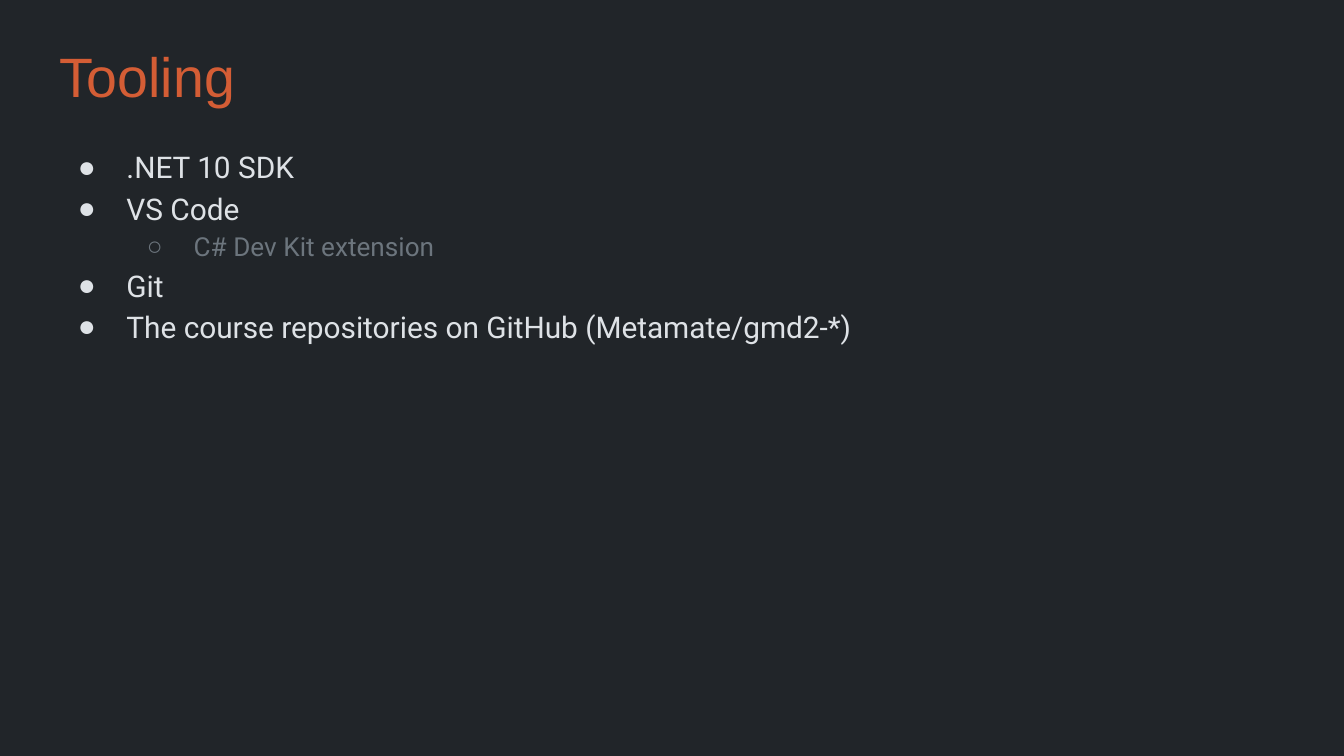
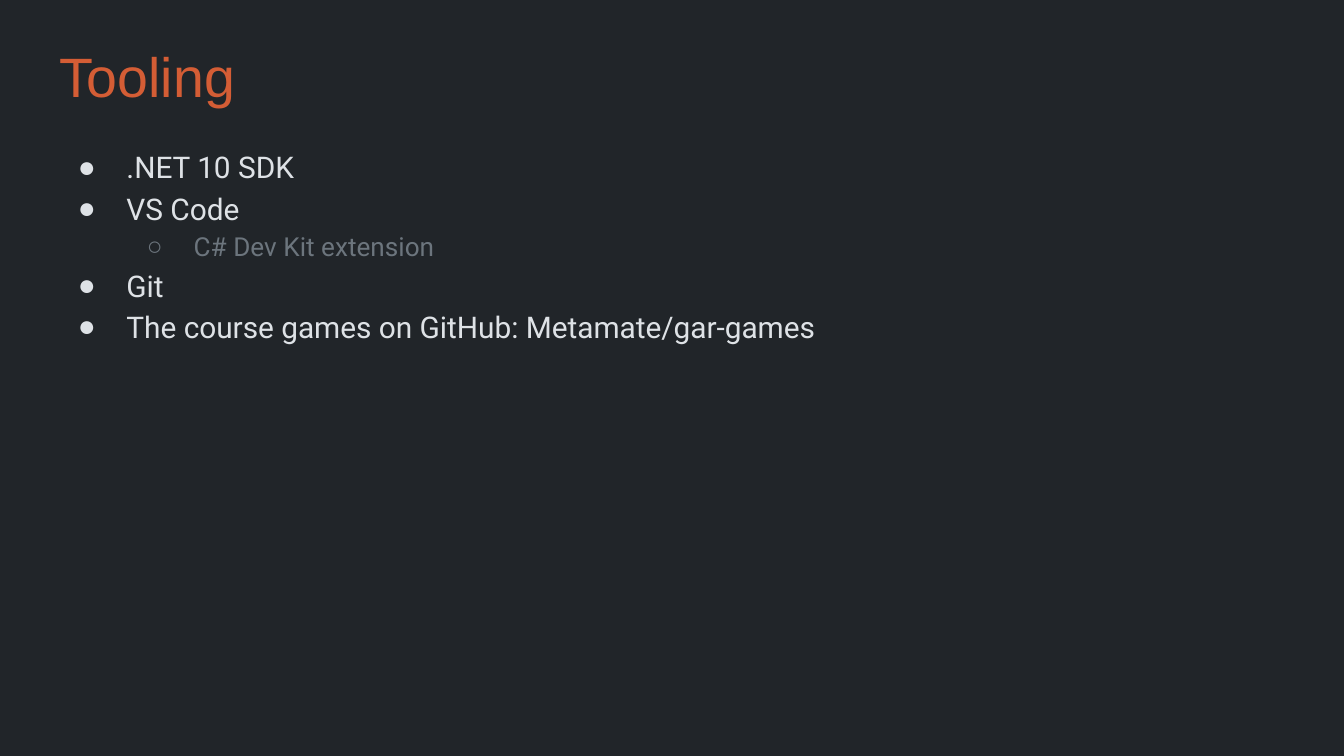
Before and after one commit to Metamate/gar, a slide deck: slide 16 of slides/01 Pong.pptx. Drawn at 1344x756 pixels with LibreOffice and Linux fonts; fonts in the diff are those of the drawing. Boxes give left, top, right and bottom in pixels: in the first picture for what was removed or moved away, otherwise in the second. Text is boxed around its words. In the diff, an @@ line names an element or a change of style, - is before the commit and + after.

```diff
--- a/slides/01 Pong.pptx
+++ b/slides/01 Pong.pptx
@@ text at bbox=[126, 315, 815, 344]: text changed @@
-● The course repositories on GitHub (Metamate/gmd2-*)
+● The course games on GitHub: Metamate/gar-games
```
Also in this commit, not shown: 2 other slides changed, 17 other files.
